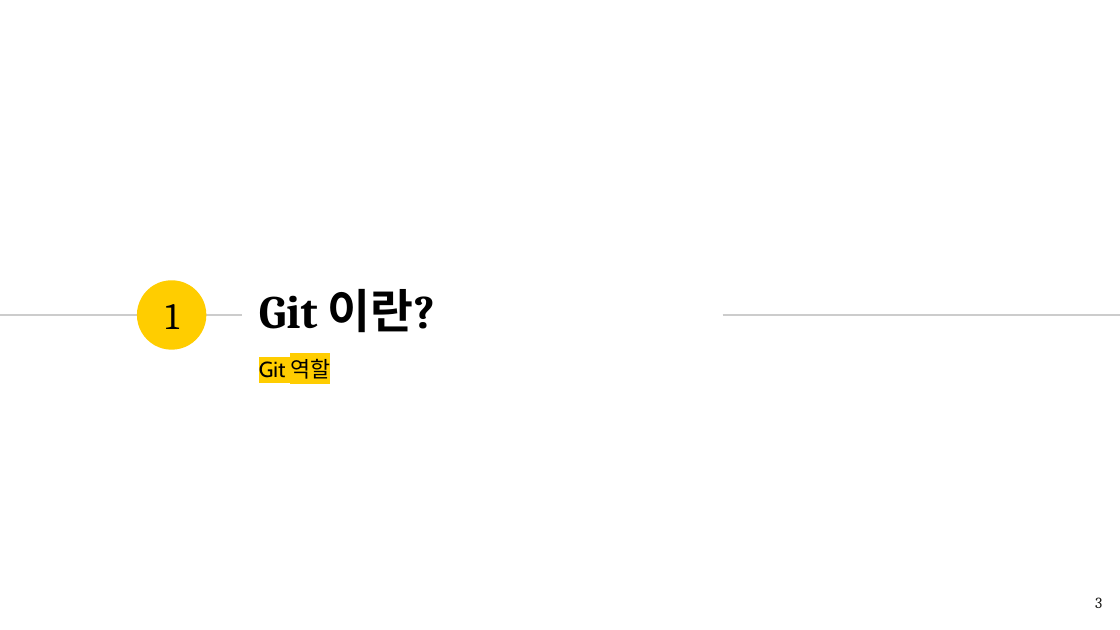
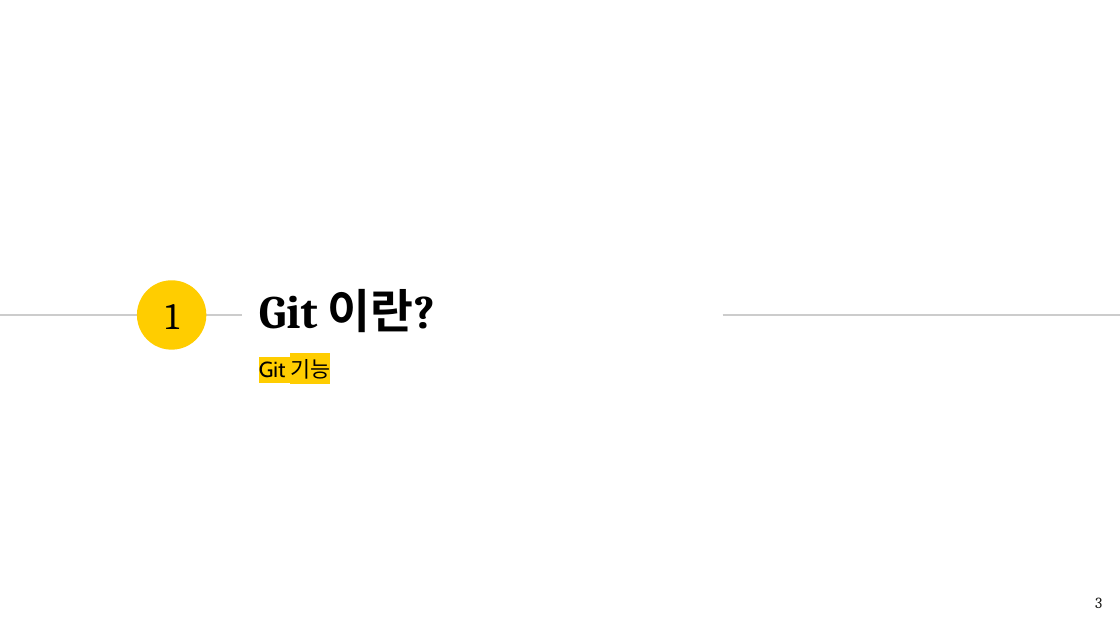
Before and after one commit to romiii37/CampusSeven, a slide deck: slide 3 of Git.pptx. Drawn at 1120x630 pixels with LibreOffice and Linux fonts; fonts in the diff are those of the drawing. Boxes give left, top, right and bottom in pixels: in the first picture for what was removed or moved away, otherwise in the second. Text is boxed around its words. In the diff, an @@ line names an element or a change of style, - is before the commit and + after.

```diff
--- a/Git.pptx
+++ b/Git.pptx
@@ subtitle at bbox=[259, 359, 330, 379]: text changed @@
-Git 역할
+Git 기능
```
Also in this commit, not shown: 4 other slides changed, 5 slides added, 4 slides removed.
